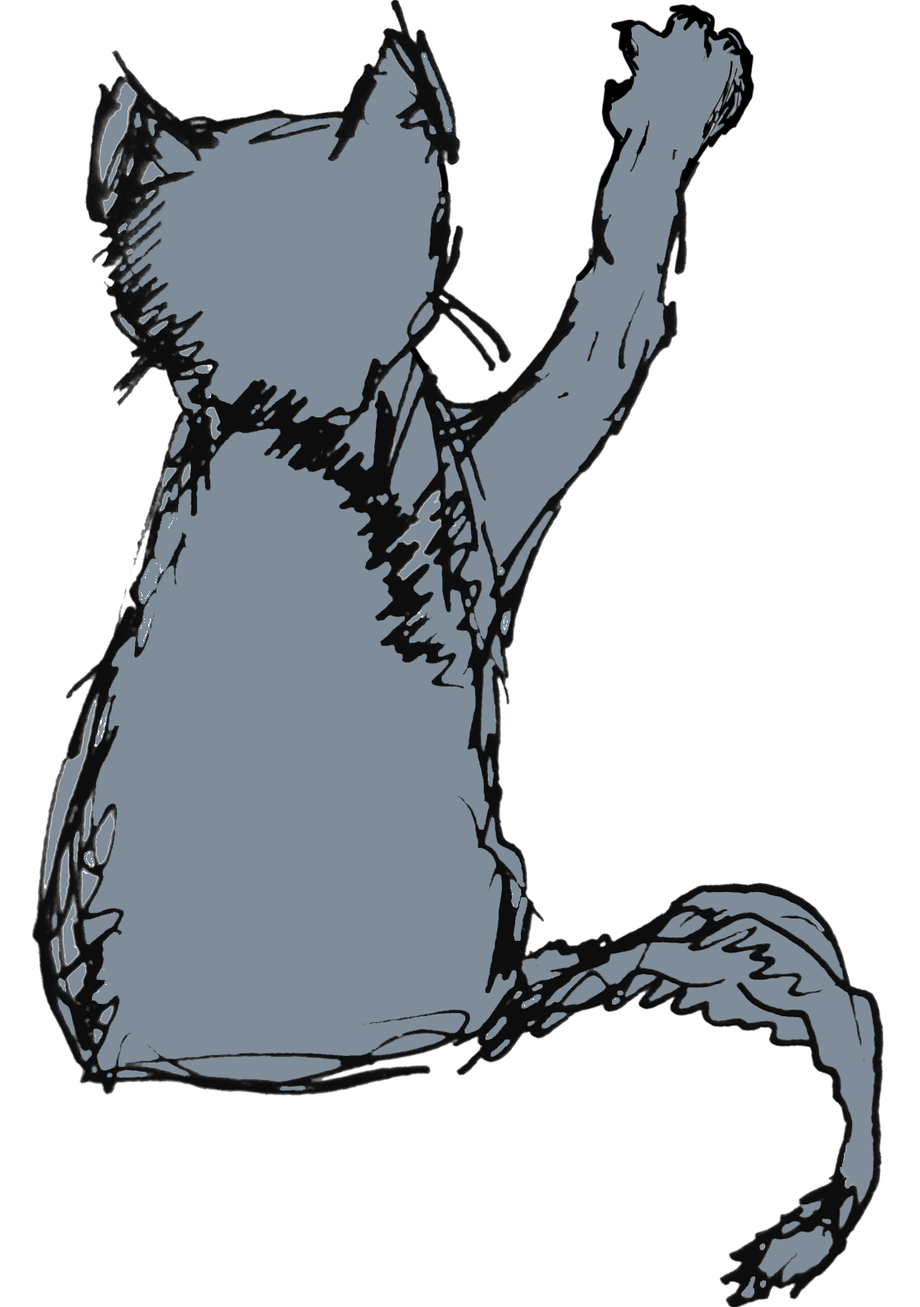
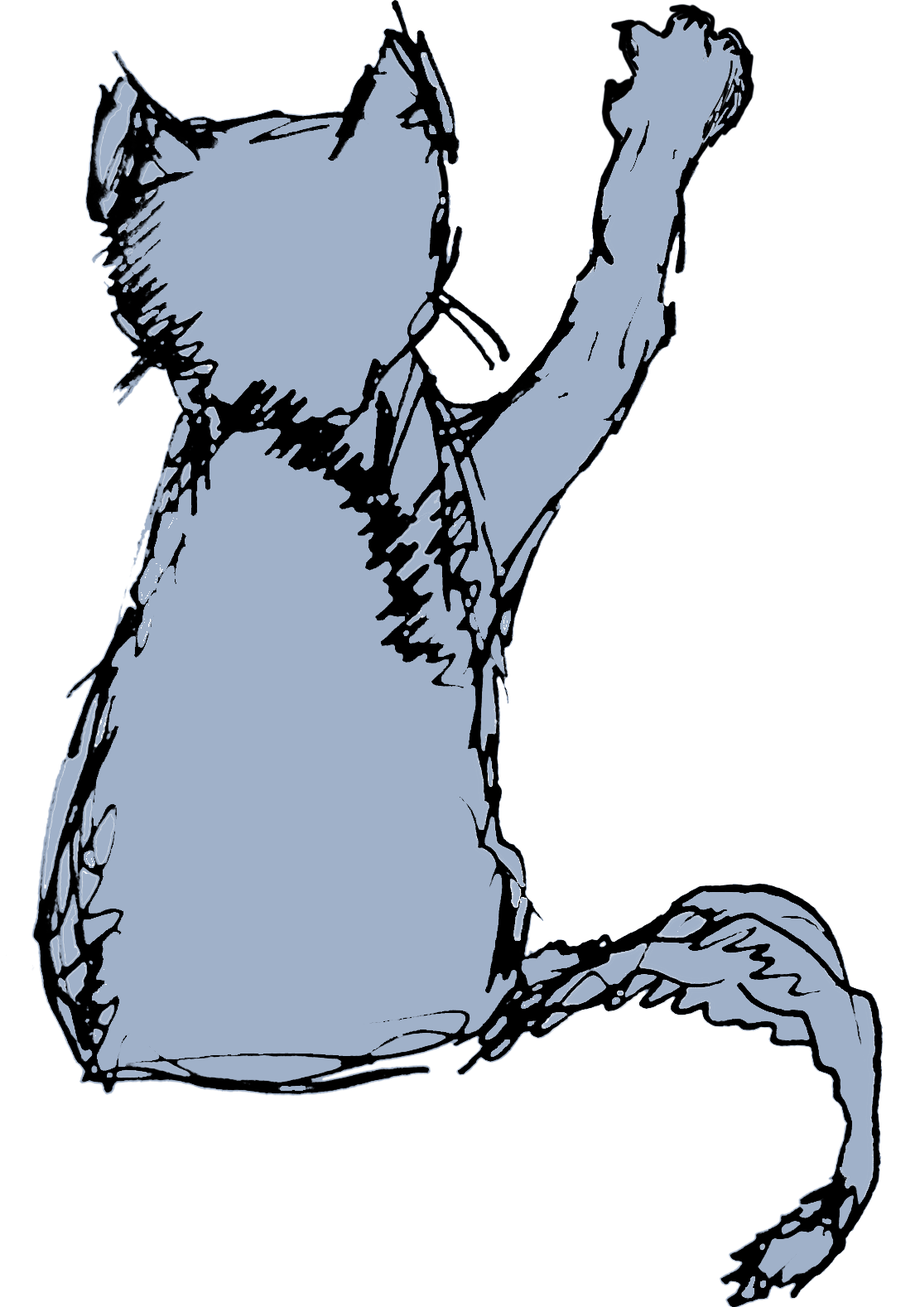
Two versions of the same layered image (920×1307). Layer-by-layer changes:
painted on "Слой 1" over 31, 0, 885, 1307
added layer "Слой 2" over 31, 0, 885, 1307
